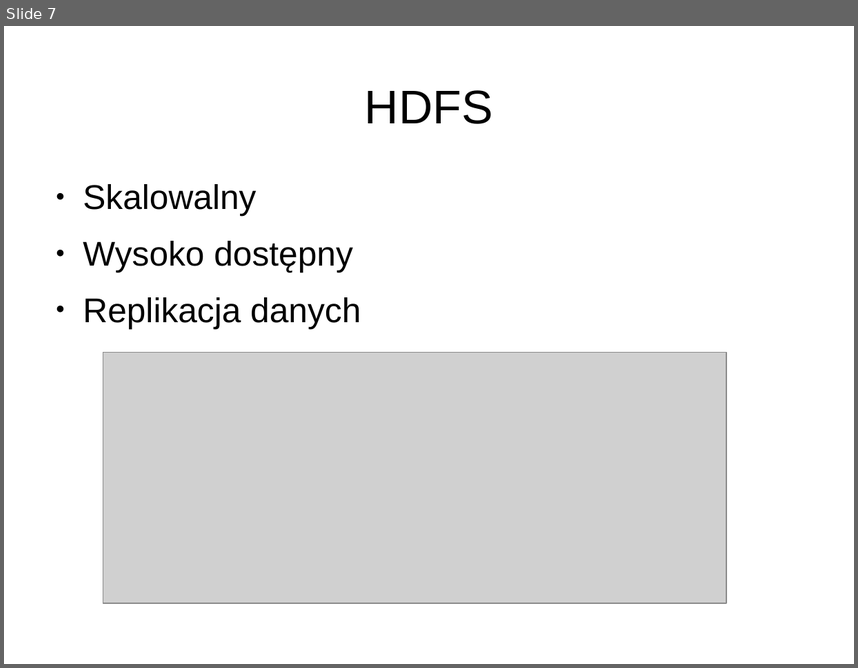
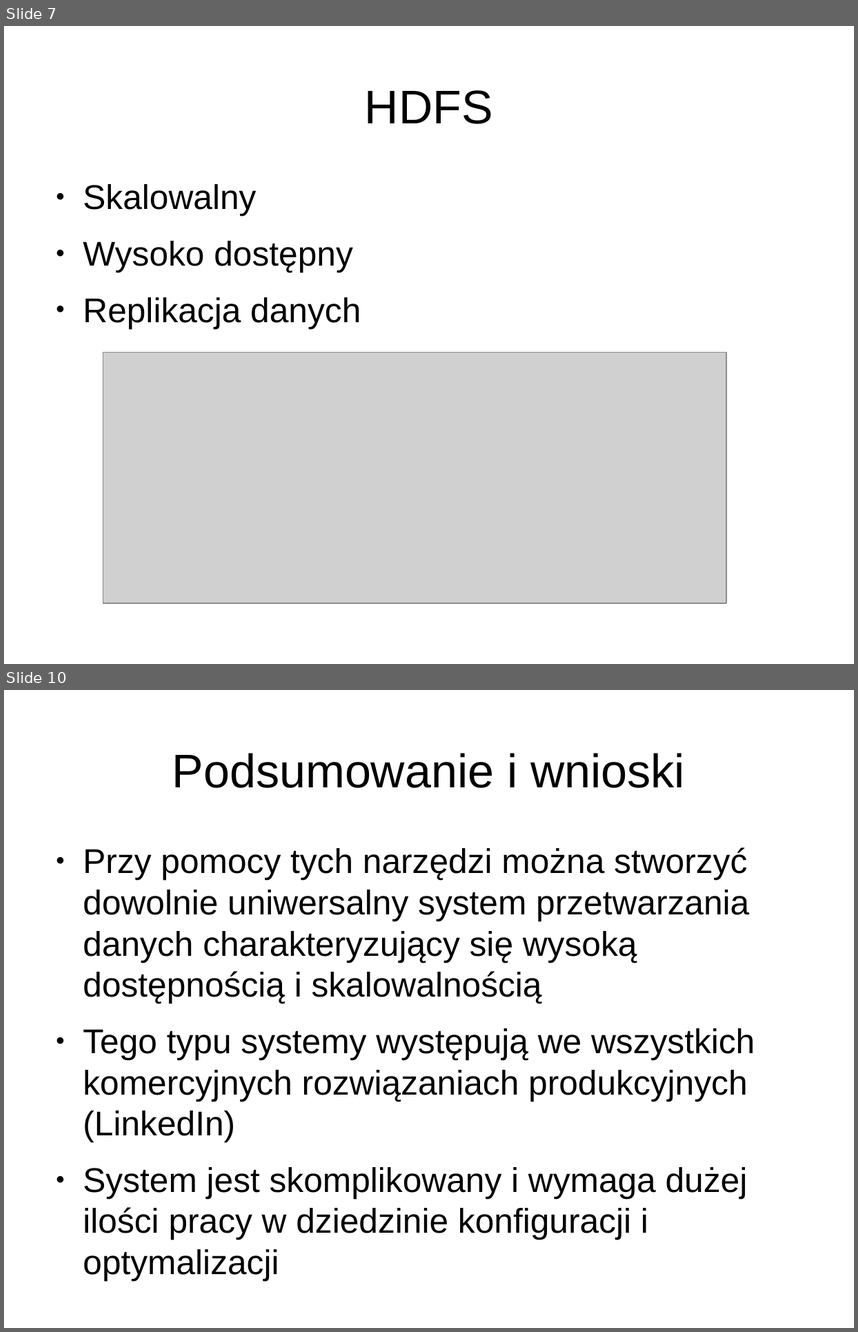
Before and after one commit to ptutak/chmury_obliczeniowe, a slide deck: prezentacja.odp. Shown one above the other, each under a label of ours: slide 7 before the commit, slides 7 and 10 after it; the slides between them are not shown. The pictures are 858x668 and 858x1332 pixels, drawn with LibreOffice and Linux fonts; fonts in the diff are those of the drawing; grey boxes stand for pictures. Boxes give left, top, right and bottom in pixels: in the first picture for what was removed or moved away, otherwise in the second. Text is boxed around its words. In the diff, an @@ line names an element or a change of style, - is before the commit and + after.

```diff
--- a/prezentacja.odp
+++ b/prezentacja.odp
@@ slide 10 added at <box>4,690,854,1328</box>, background #FFFFFF @@
@@ title added at <box>172,753,685,788</box>, 44 pt, text #000000 @@
+Podsumowanie i wnioski
@@ text added at <box>83,847,755,1239</box>, 32 pt, text #000000 @@
+● Przy pomocy tych narzędzi można stworzyć dowolnie uniwersalny system przetwarzania danych charakteryzujący się wysoką dostępnością i skalowalnością
+● Tego typu systemy występują we wszystkich komercyjnych rozwiązaniach produkcyjnych (LinkedIn)
+● System jest skomplikowany i wymaga dużej ilości pracy w dziedzinie konfiguracji i optymalizacji
```
Also in this commit, not shown: 1 slide changed, 2 other slides added, 8 other files.
